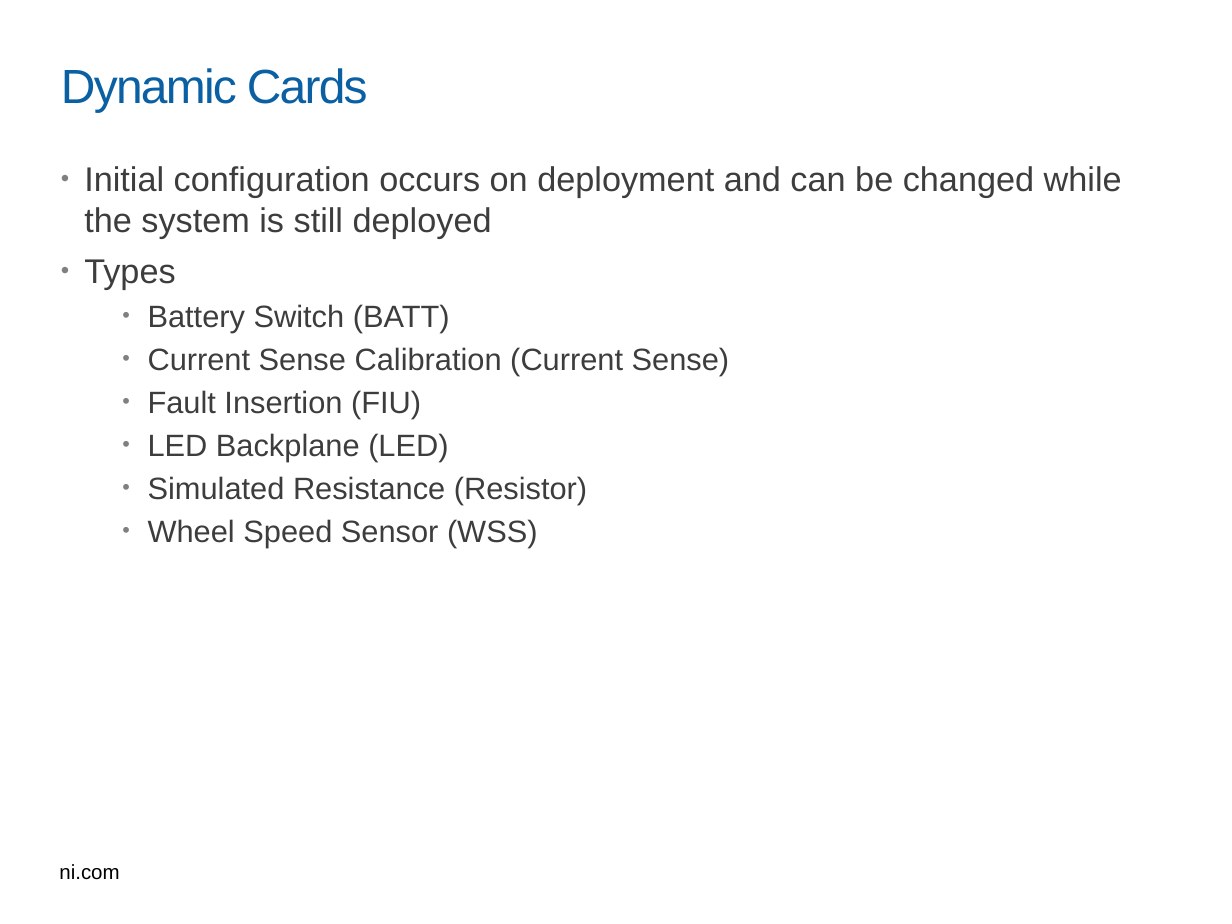
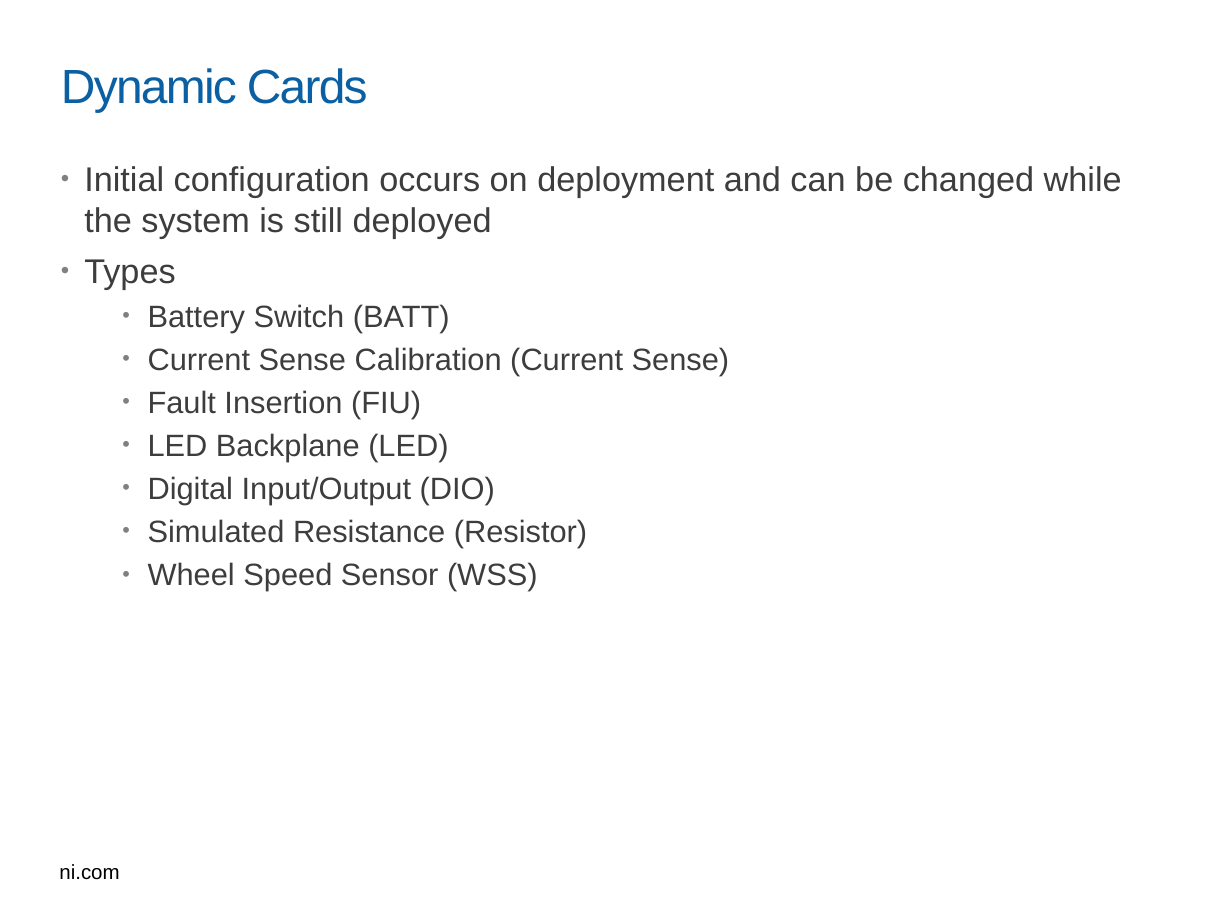
Before and after one commit to NIVeriStandAdd-Ons/DET-SPI-Tool, a slide deck: slide 11 of Documentation/SLSC Configuration Custom Device.pptx (slide 12 before the commit). Drawn at 1232x924 pixels with LibreOffice and Linux fonts; fonts in the diff are those of the drawing; background and template pictures are left out. Boxes give left, top, right and bottom in pixels: in the first picture for what was removed or moved away, otherwise in the second. Text is boxed around its words. In the diff, an @@ line names an element or a change of style, - is before the commit and + after.

Commit message:
Updated with dynamic DIO threshold logic levels.

```diff
--- a/Documentation/SLSC Configuration Custom Device.pptx
+++ b/Documentation/SLSC Configuration Custom Device.pptx
@@ text at bbox=[148, 476, 495, 505]: paragraph added @@
+  • Digital Input/Output (DIO)
```
Also in this commit, not shown: 4 other slides changed.
